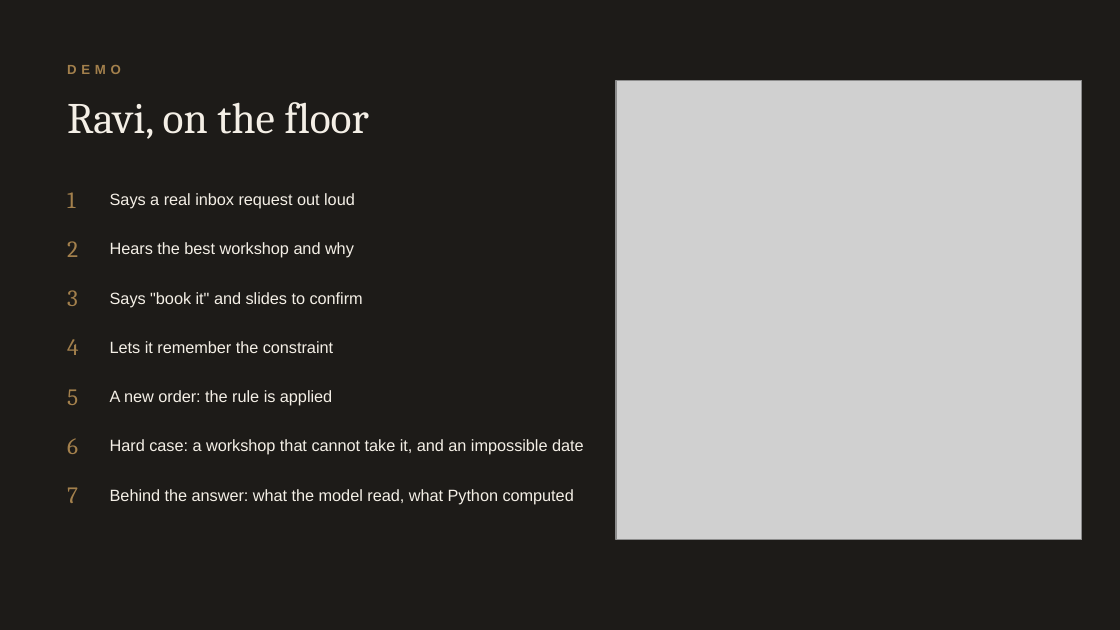
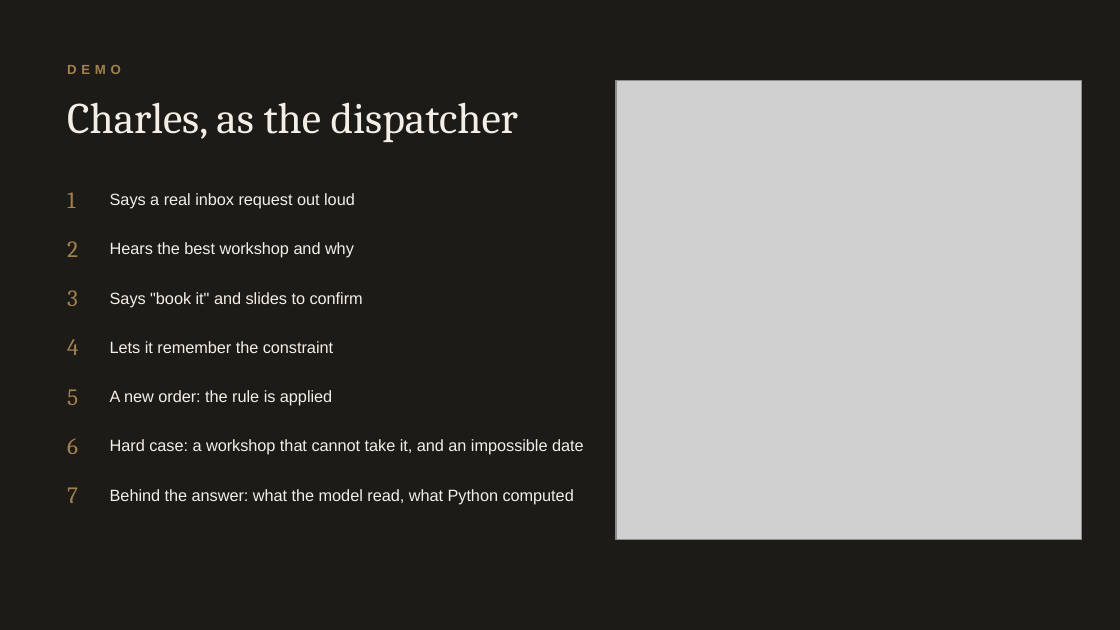
Before and after one commit to JoshuaGloor/dss5105-capstone-project, a slide deck: slide 7 of docs/slides/Presentation_Group11_Sprint2.pptx. Drawn at 1120x630 pixels with LibreOffice and Linux fonts; fonts in the diff are those of the drawing; grey boxes stand for pictures. Boxes give left, top, right and bottom in pixels: in the first picture for what was removed or moved away, otherwise in the second. Text is boxed around its words. In the diff, an @@ line names an element or a change of style, - is before the commit and + after.

Commit message:
Name the app StitchFlow; Charles plays the dispatcher in the demo

```diff
--- a/docs/slides/Presentation_Group11_Sprint2.pptx
+++ b/docs/slides/Presentation_Group11_Sprint2.pptx
@@ text at (x1=67, y1=102, x2=518, y2=142): text changed @@
-Ravi, on the floor
+Charles, as the dispatcher
```
Also in this commit, not shown: 7 other slides changed, 15 other files.
